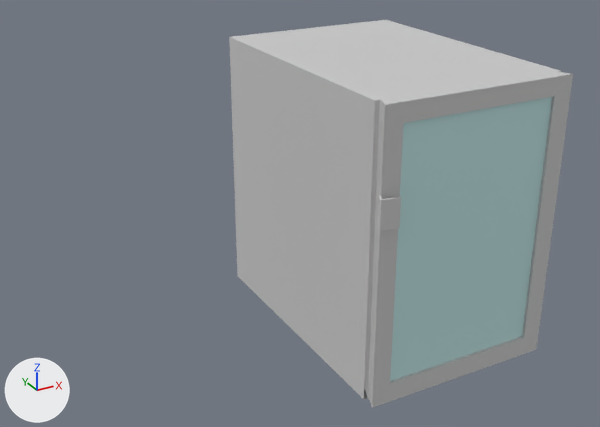
Before and after pictures for a commit that changed the FBX model The Olympics/Assets/Materials/3d models/vip room/misc stuff/minibar.FBX.
One viewpoint serves both versions: a 50 mm camera at (-1.122, -1.813, 1.224) aimed at (-0.14, -0.027, 0.331). Arrows for +X, +Y and +Z are at lower left; the lights stay in place. Where no turn or scale is listed for an object, it has been applied to the vertices.

In view in the first picture: 'Box001', 'minbar'.
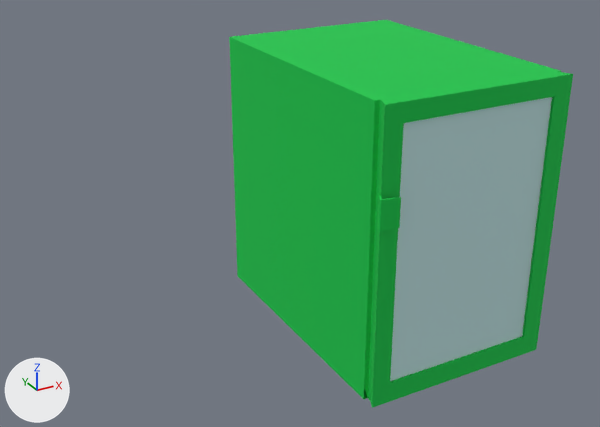
Pixel boxes (x1, y1, x2, y2) of what changed, in the pictures (600 x 427 px):
'minbar', recoloured (grey to green)
    both: (229, 20, 573, 408)

The change, as a diff of the scene's bpy script:
```diff
--- a/The Olympics/Assets/Materials/3d models/vip room/misc stuff/minibar.FBX.py
+++ b/The Olympics/Assets/Materials/3d models/vip room/misc stuff/minibar.FBX.py
@@ mat_01___default @@
 mat_01___default = principled_material('01 - Default')
-mat_01___default.base_color = (0.588, 0.588, 0.588)  # light grey #cacaca
+mat_01___default.base_color = (0.0, 0.576, 0.0667)  # green #00c849
 mat_01___default.roughness = 0.859
```
